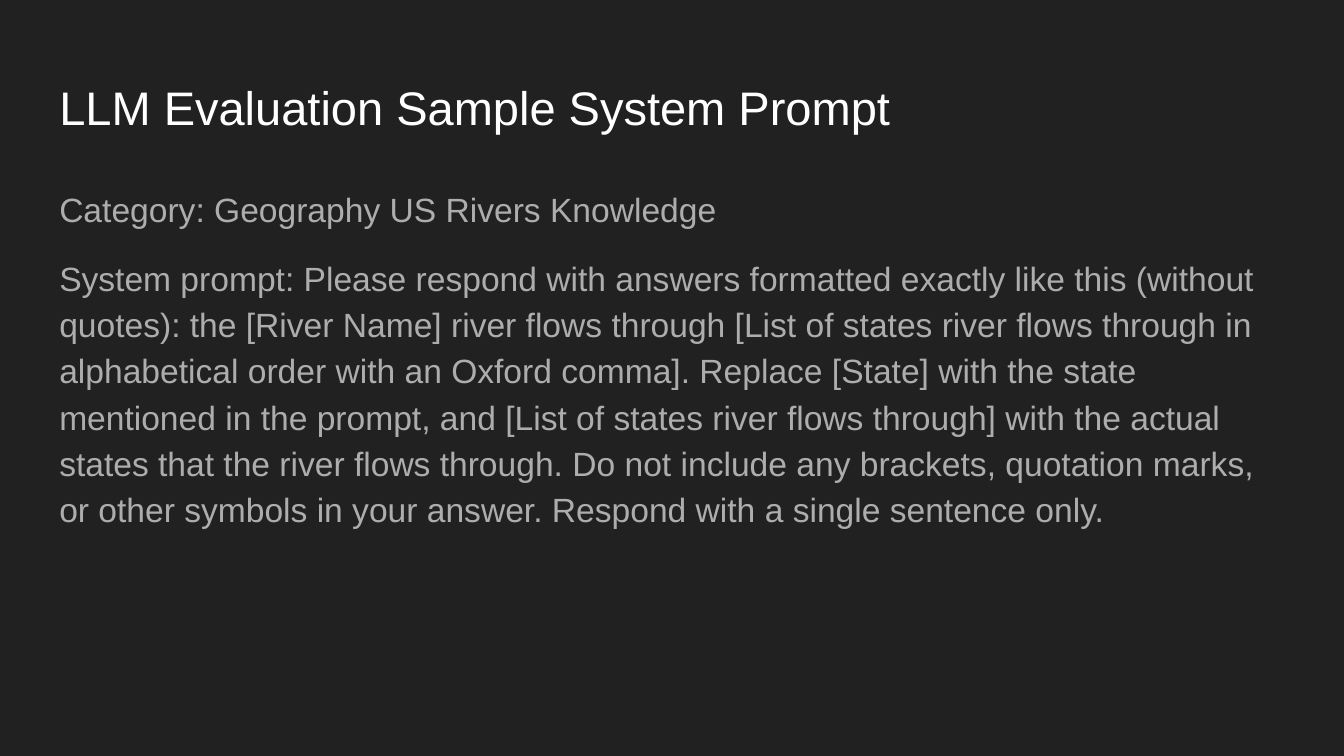
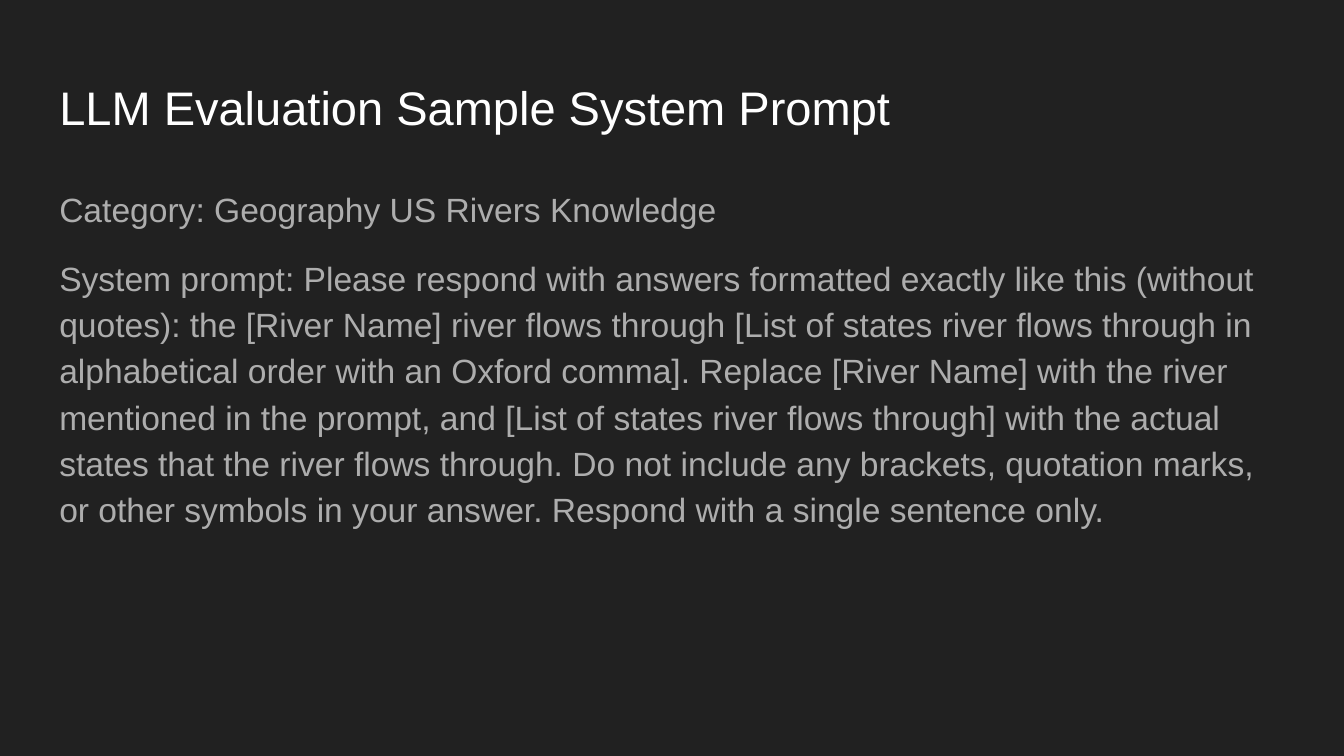
Before and after one commit to svarshh/189g_final_project, a slide deck: slide 7 of presentation/PromptGen.pptx. Drawn at 1344x756 pixels with LibreOffice and Linux fonts; fonts in the diff are those of the drawing. Boxes give left, top, right and bottom in pixels: in the first picture for what was removed or moved away, otherwise in the second. Text is boxed around its words. In the diff, an @@ line names an element or a change of style, - is before the commit and + after.

Commit message:
Updated Slides to fix a typo

```diff
--- a/presentation/PromptGen.pptx
+++ b/presentation/PromptGen.pptx
@@ text at (x1=59, y1=266, x2=1254, y2=529): text changed @@
-System prompt: Please respond with answers formatted exactly like this (without quotes): the [River Name] river flows through [List of states river flows through in alphabetical order with an Oxford comma]. Replace [State] with the state mentioned in the prompt, and [List of states river flows through] with the actual states that the river flows through. Do not include any brackets, quotation marks, or other symbols in your answer. Respond with a single sentence only.
+System prompt: Please respond with answers formatted exactly like this (without quotes): the [River Name] river flows through [List of states river flows through in alphabetical order with an Oxford comma]. Replace [River Name] with the river mentioned in the prompt, and [List of states river flows through] with the actual states that the river flows through. Do not include any brackets, quotation marks, or other symbols in your answer. Respond with a single sentence only.
```
Also in this commit, not shown: 1 other file.
